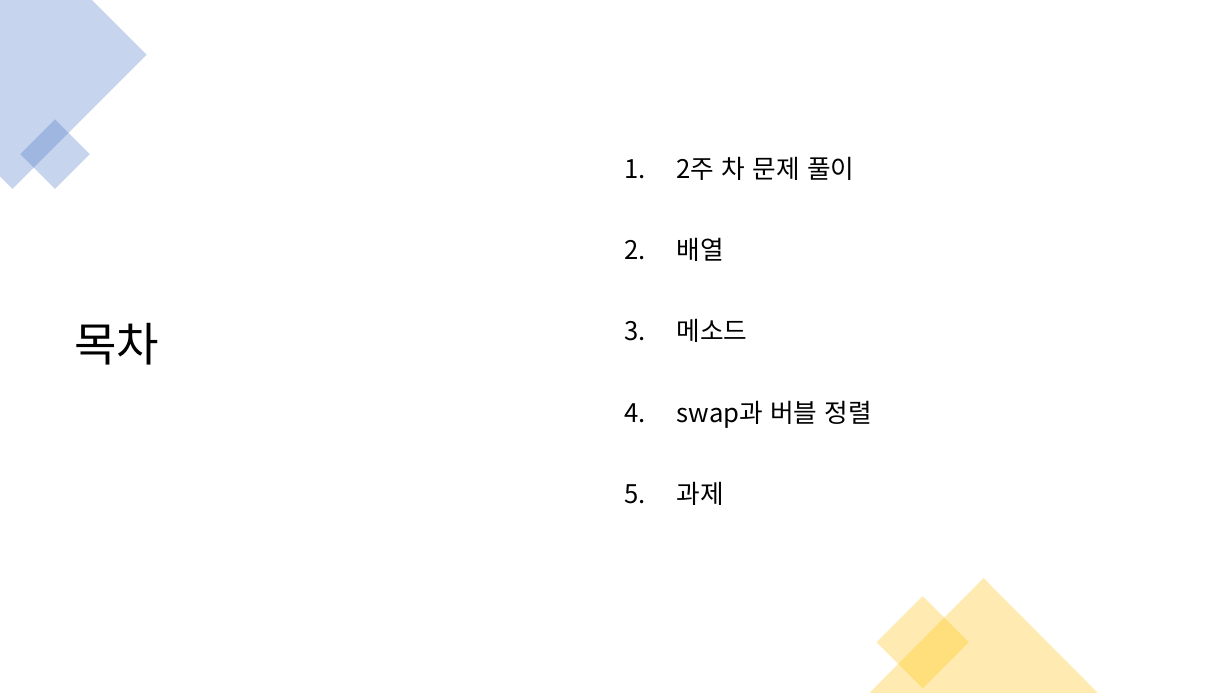
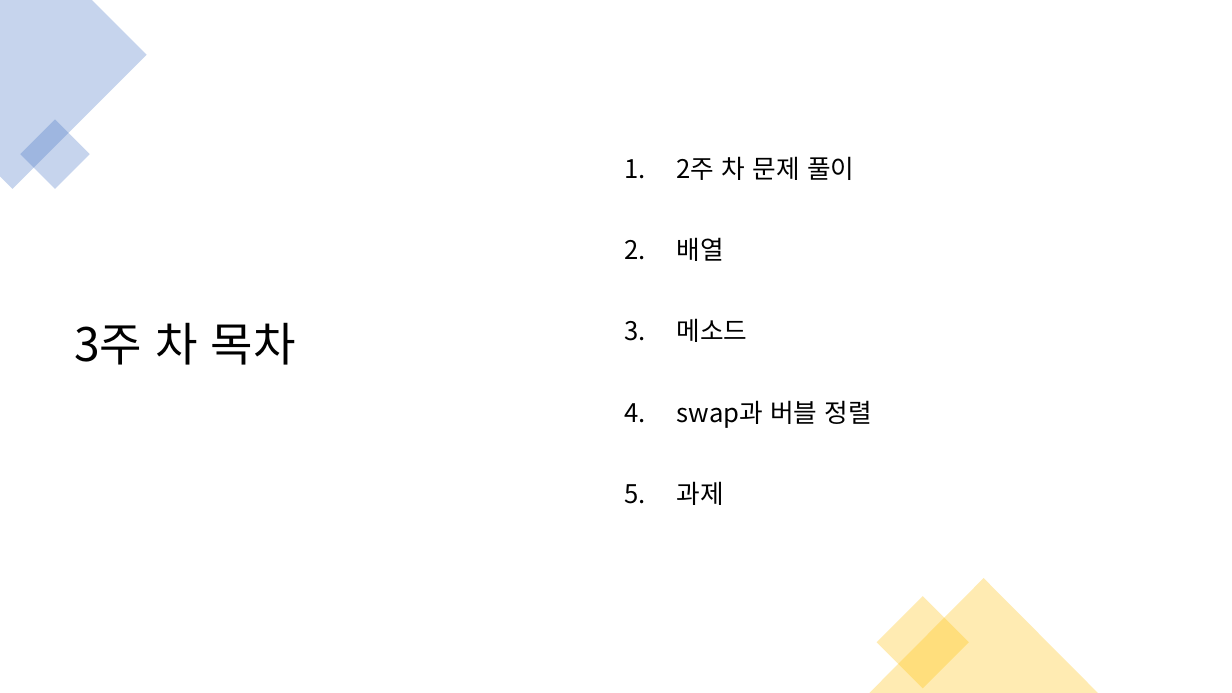
Before and after one commit to kjh99660/Study_powerpoint, a slide deck: slide 2 of c# 스터디 3주 차.pptx. Drawn at 1232x693 pixels with LibreOffice and Linux fonts; fonts in the diff are those of the drawing. Boxes give left, top, right and bottom in pixels: in the first picture for what was removed or moved away, otherwise in the second. Text is boxed around its words. In the diff, an @@ line names an element or a change of style, - is before the commit and + after.

```diff
--- a/c# 스터디 3주 차.pptx
+++ b/c# 스터디 3주 차.pptx
@@ title at (74, 322, 296, 365): text changed @@
-목차
+3주 차 목차
```
Also in this commit, not shown: 4 other files.
